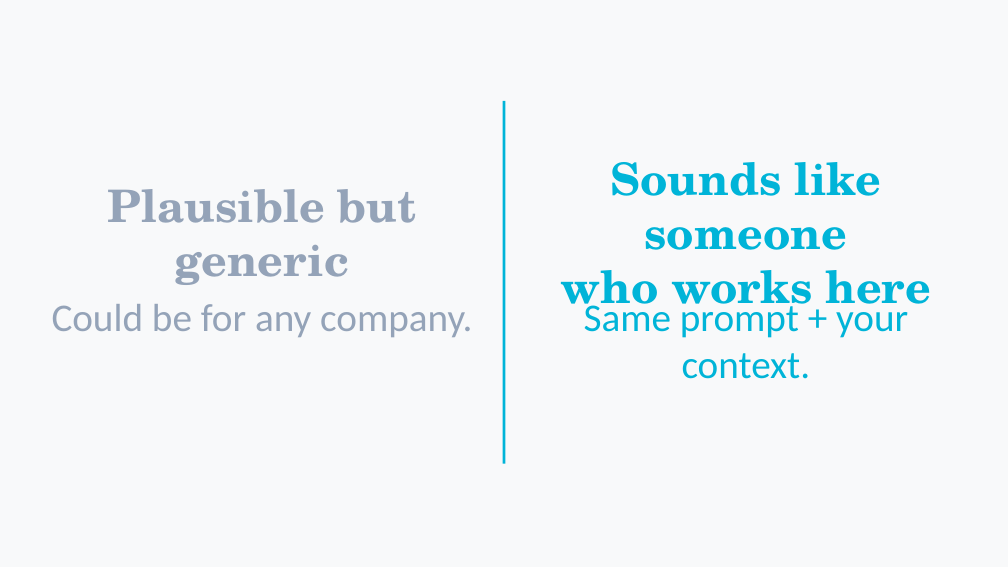
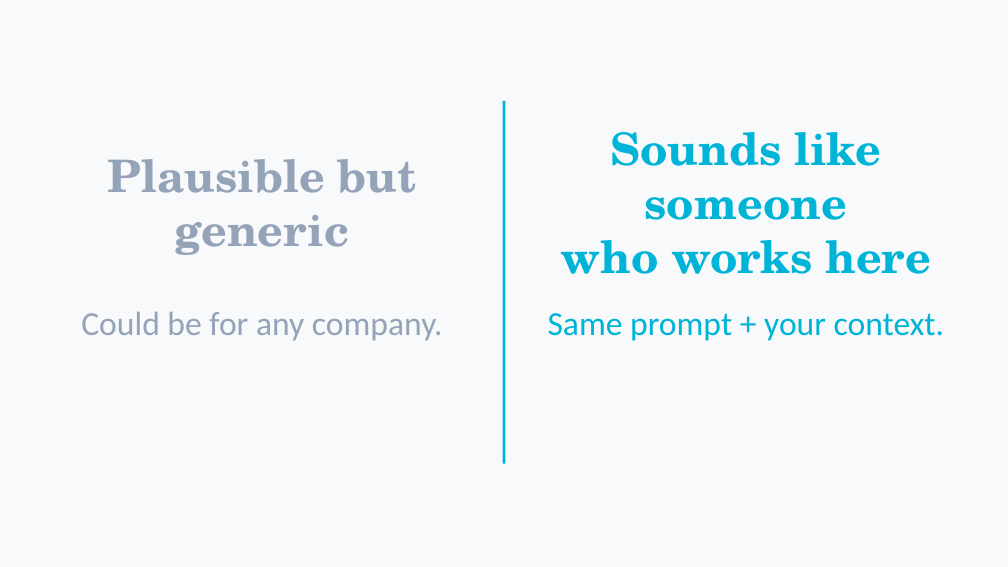
Before and after one commit to michaelengland/ai-best-practices, a slide deck: slide 35 of Getting-Agents-to-Give-Up-Their-Secrets.pptx. Drawn at 1008x567 pixels with LibreOffice and Linux fonts; fonts in the diff are those of the drawing. Boxes give left, top, right and bottom in pixels: in the first picture for what was removed or moved away, otherwise in the second. Text is boxed around its words. In the diff, an @@ line names an element or a change of style, - is before the commit and + after.

```diff
--- a/Getting-Agents-to-Give-Up-Their-Secrets.pptx
+++ b/Getting-Agents-to-Give-Up-Their-Secrets.pptx
@@ text "Sounds like someone" rewrapped from [561, 162, 930, 318] to [561, 132, 930, 274] @@
@@ text "Plausible but generic": place and size @@
-text "Plausible but generic" at [107, 189, 417, 285]
+text "Plausible but generic" at [107, 159, 417, 255]
@@ text "Could be for any company.": place and size @@
-text "Could be for any company." at [52, 304, 472, 337]
+text "Could be for any company." at [81, 312, 443, 341]
@@ text "Could be for any company." at [81, 312, 443, 341]: size 28 to 24 pt @@
@@ text "Same prompt + your context.": place and size @@
-text "Same prompt + your context." at [584, 298, 908, 379]
+text "Same prompt + your context." at [548, 313, 944, 341]
@@ text "Same prompt + your context." at [548, 313, 944, 341]: size 28 to 24 pt @@
```
Also in this commit, not shown: 5 other slides changed, 1 other file.
